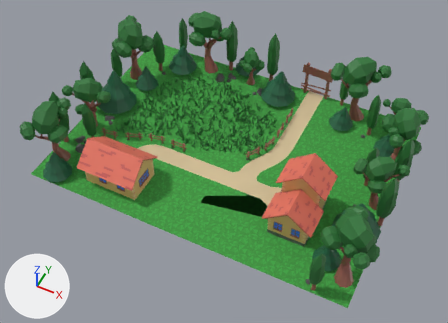
What one commit did to the glTF model Assets/models/zones/Zone1Export.glb.
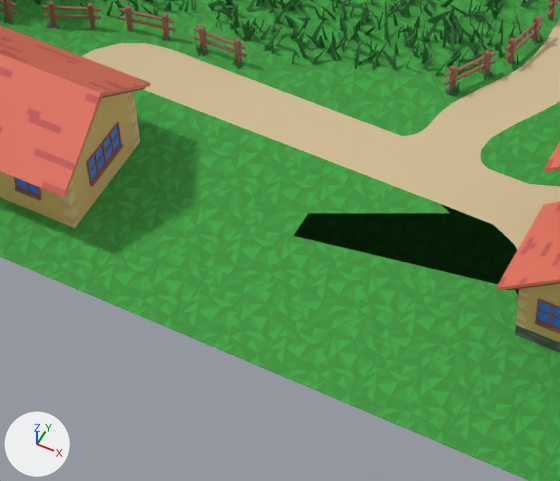
Each version appears first whole from a 50 mm camera at (25.2, -39.2, 46.1) aimed at (7.1, -3.1, 1.0), and next in a close-up on the part from 25% to 63% of the width and 41% to 85% of the height. The axes (+X, +Y, +Z) are drawn at lower left. The lights are the same throughout. Where no turn or scale is listed for an object, it has been applied to the vertices.

In view in the first close-up: 'fence', 'grassField', 'ground', 'house1', 'house2'.
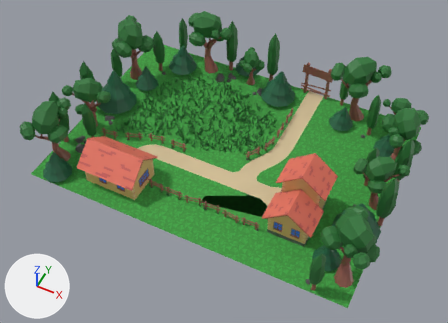
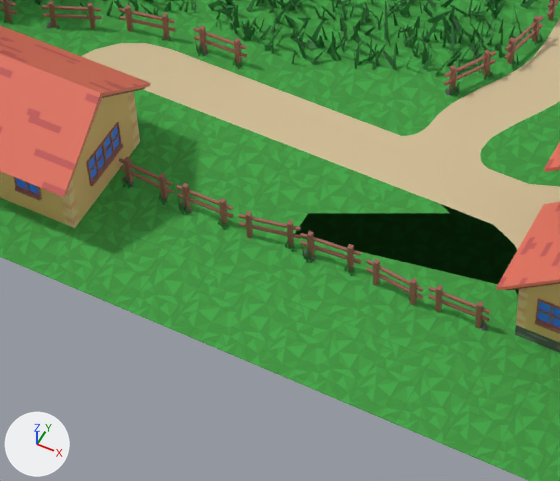
Scene script edits in JSON lines:
```json
{"op": "add", "block": "mat_bark_002", "code": ["mat_bark_002 = principled_material('bark.002')", "mat_bark_002.base_color = (0.328, 0.119, 0.0917)  # brown #9b6155"]}
{"op": "add", "block": "mat_material_002", "code": ["mat_material_002 = principled_material('Material.002')", "mat_material_002.base_color = (0.103, 0.103, 0.103)  # dark grey #5a5a5a", "mat_material_002.roughness = 0.8"]}
{"op": "add", "block": "mat_leaf_002", "code": ["mat_leaf_002 = principled_material('leaf.002')", "mat_leaf_002.base_color = (0.0262, 0.175, 0.0379)  # dark green #2d7437", "mat_leaf_002.roughness = 0.587"]}
{"op": "add", "block": "me_plane_011", "code": ["me_plane_011 = bpy.data.meshes.new('Plane.011')", "me_plane_011.from_pydata(...)  # 693 vertices, 1114 faces; spans x -11.06..0.61, y -0.33..0.19, z -0.21..0.81", "# faces by material slot: [350, 476, 288]", "me_plane_011.materials.append(mat_leaf_002)  # dark green #2d7437", "me_plane_011.materials.append(mat_material_002)  # dark grey #5a5a5a", "me_plane_011.materials.append(mat_bark_002)  # brown #9b6155"]}
{"op": "add", "block": "ob_great_fence", "code": ["ob_great_fence = bpy.data.objects.new('great fence', me_plane_011)", "ob_great_fence.location = (12.71, -8.31, 0.2)"]}
```

What differs and where, as boxes [x1, y1, x2, y2] in the close-ups (560 x 481 px):
```json
{"object": "great fence", "change": "added", "after": [119, 157, 490, 331], "on screen": "brown", "faces in mat_bark_002 (brown #9b6155)": [119, 157, 490, 329], "faces in mat_leaf_002 (dark green #2d7437)": [123, 176, 484, 324], "faces in mat_material_002 (dark grey #5a5a5a)": [122, 176, 488, 331]}
{"object": "fence", "change": "unchanged, covered by the edit", "before": [0, 0, 559, 96], "after": [547, 0, 559, 21]}
{"object": "fence.002", "change": "unchanged, uncovered by the edit", "after": [119, 5, 248, 69]}
{"object": "fence.001", "change": "unchanged, uncovered by the edit", "after": [444, 15, 544, 96]}
```
